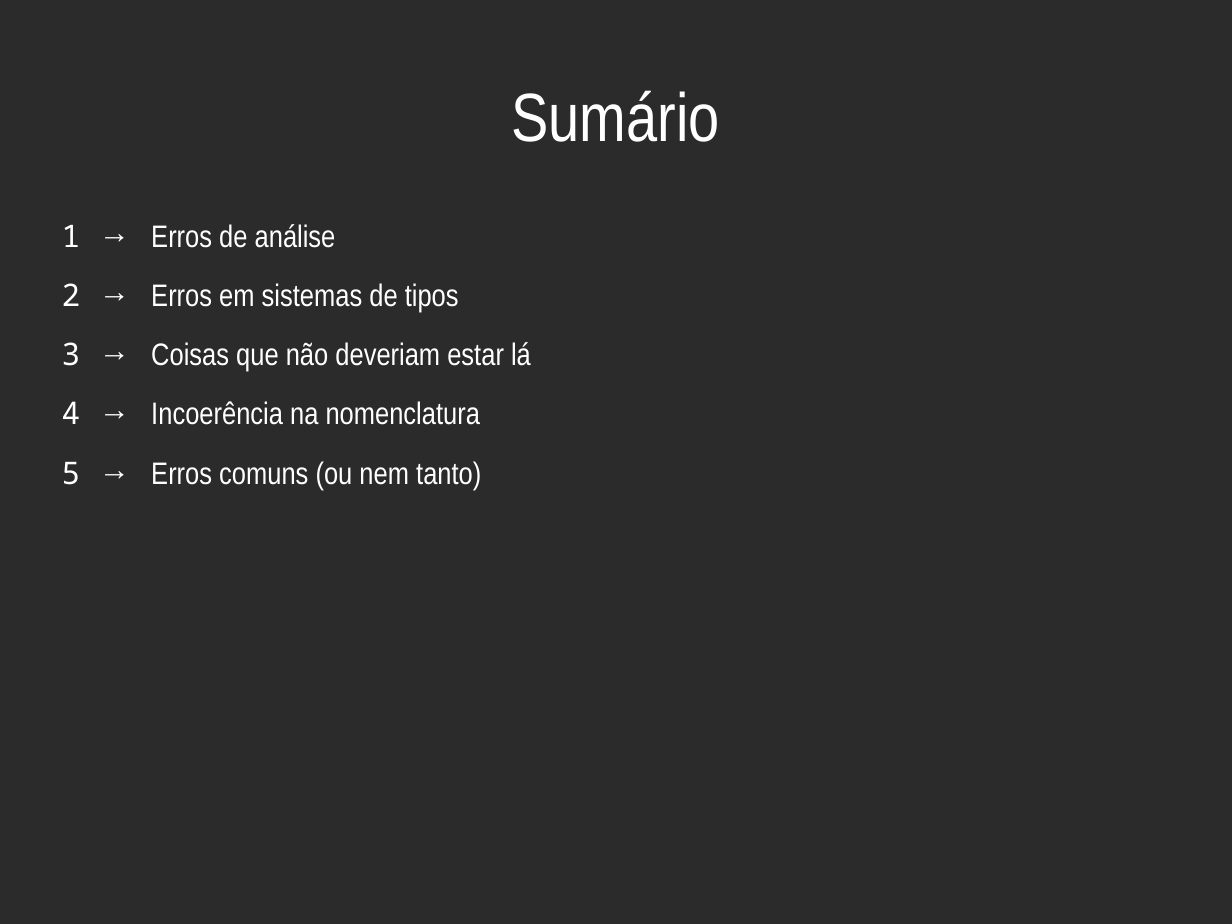
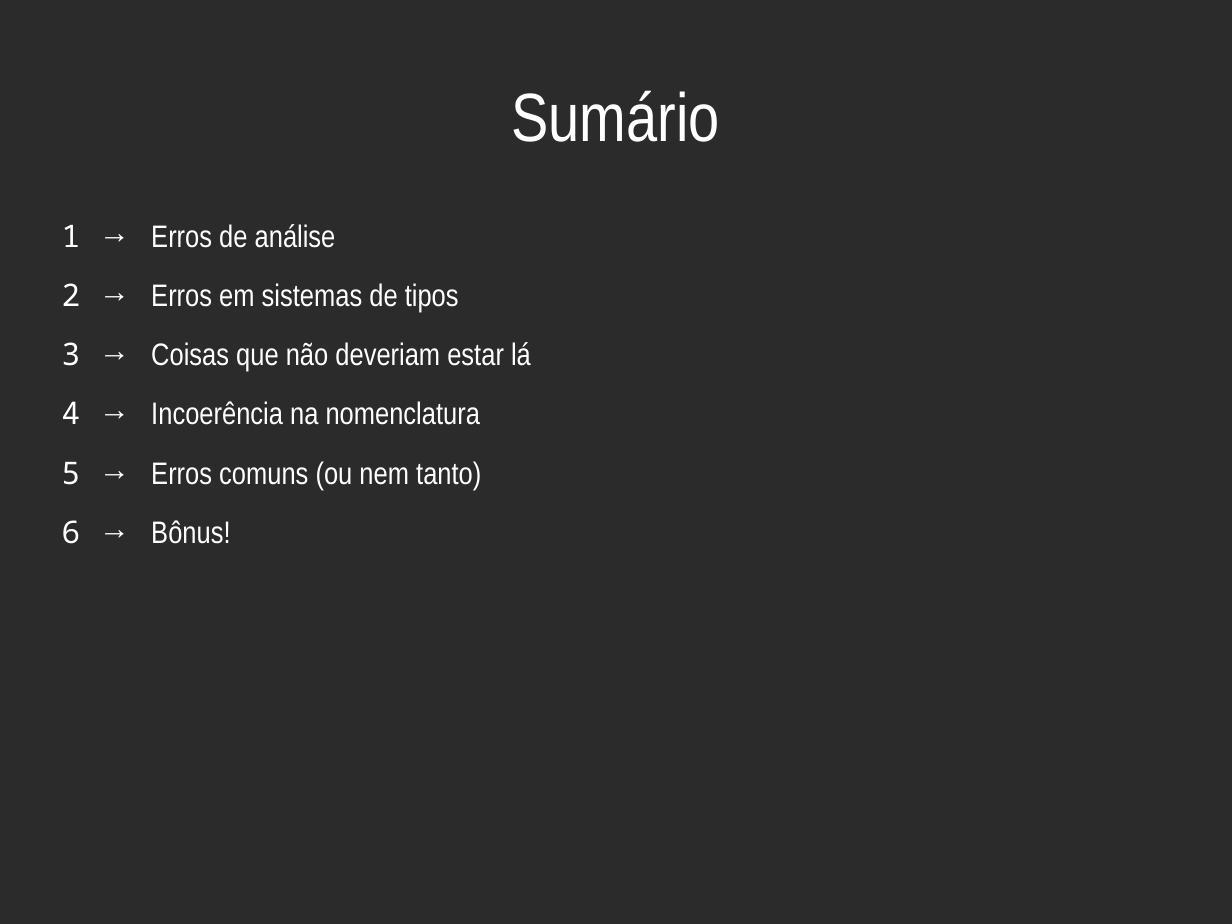
Before and after one commit to haskellcamargo/talks, a slide deck: slide 3 of Bizarrices Just in Time - Como não projetar uma linguagem de programação/Bizarrices Just in Time - Como não projetar uma linguagem de programação.odp. Drawn at 1232x924 pixels with LibreOffice and Linux fonts; fonts in the diff are those of the drawing; background and template pictures are left out; a plain dark background stands for a picture behind light text. Boxes give left, top, right and bottom in pixels: in the first picture for what was removed or moved away, otherwise in the second. Text is boxed around its words. In the diff, an @@ line names an element or a change of style, - is before the commit and + after.

```diff
--- a/Bizarrices Just in Time - Como não projetar uma linguagem de programação/Bizarrices Just in Time - Como não projetar uma linguagem de programação.odp
+++ b/Bizarrices Just in Time - Como não projetar uma linguagem de programação/Bizarrices Just in Time - Como não projetar uma linguagem de programação.odp
@@ text at box(62, 520, 230, 544): paragraph added @@
+6 → Bônus!
```
Also in this commit, not shown: 4 other slides changed, 21 slides added, 3 other files.
